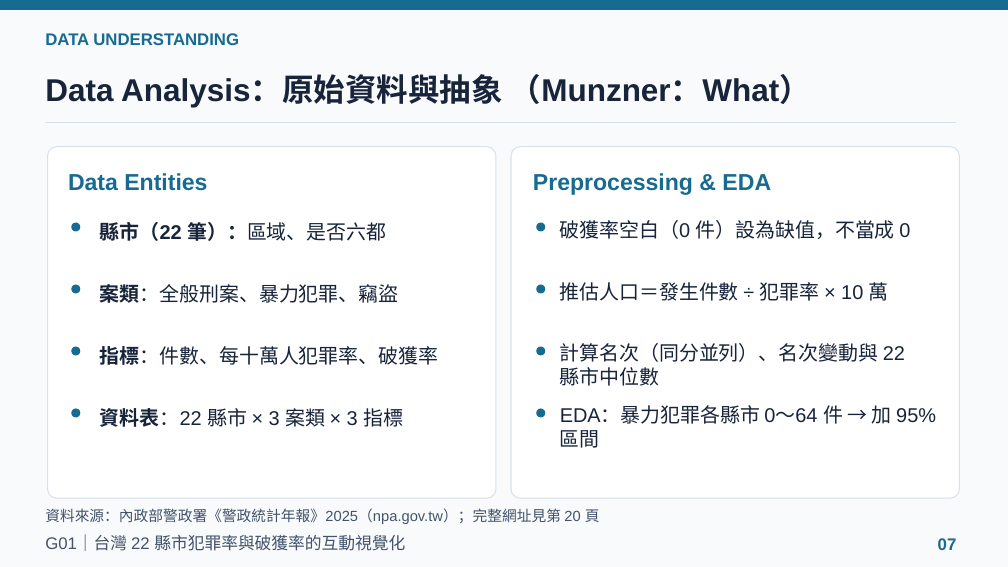
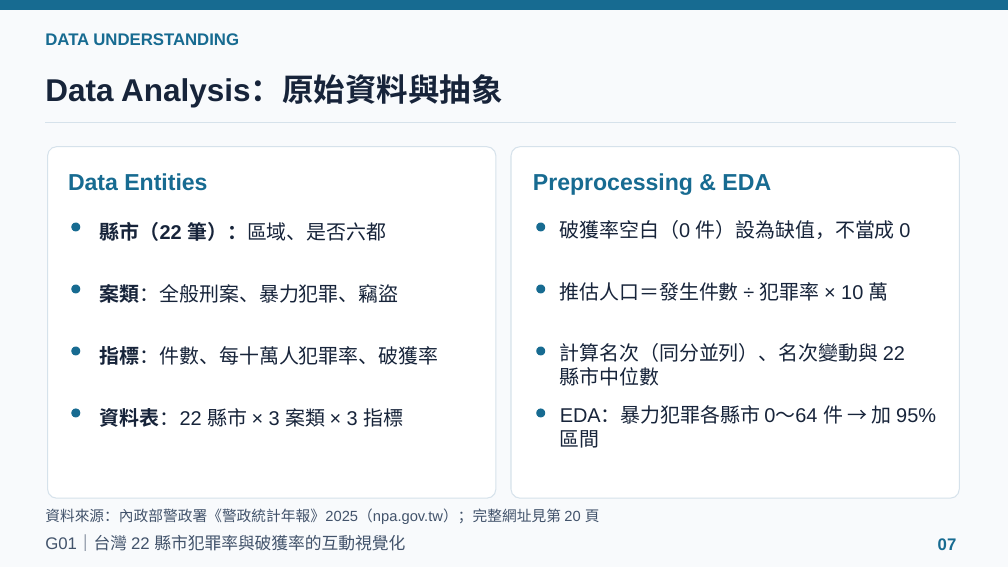
Before and after one commit to powerkaifu/taiwan-crime-rate-vis, a slide deck: slide 7 of docs/VIS_Final_Proposal_G01.pptx. Drawn at 1008x567 pixels with LibreOffice and Linux fonts; fonts in the diff are those of the drawing. Boxes give left, top, right and bottom in pixels: in the first picture for what was removed or moved away, otherwise in the second. Text is boxed around its words. In the diff, an @@ line names an element or a change of style, - is before the commit and + after.

```diff
--- a/docs/VIS_Final_Proposal_G01.pptx
+++ b/docs/VIS_Final_Proposal_G01.pptx
@@ text at box(45, 76, 503, 107): text changed @@
-Data Analysis：原始資料與抽象 （Munzner：What）
+Data Analysis：原始資料與抽象
```
Also in this commit, not shown: 8 other slides changed, 1 other file.
